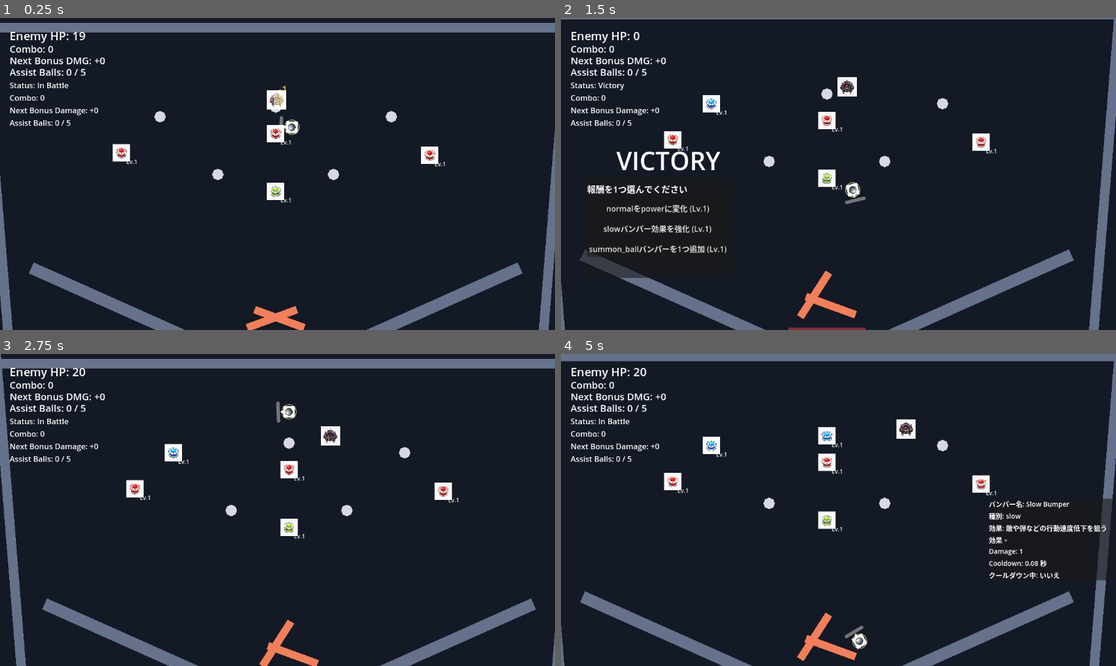
Above: before the commit, frames 1-4 (two rows, left to right).
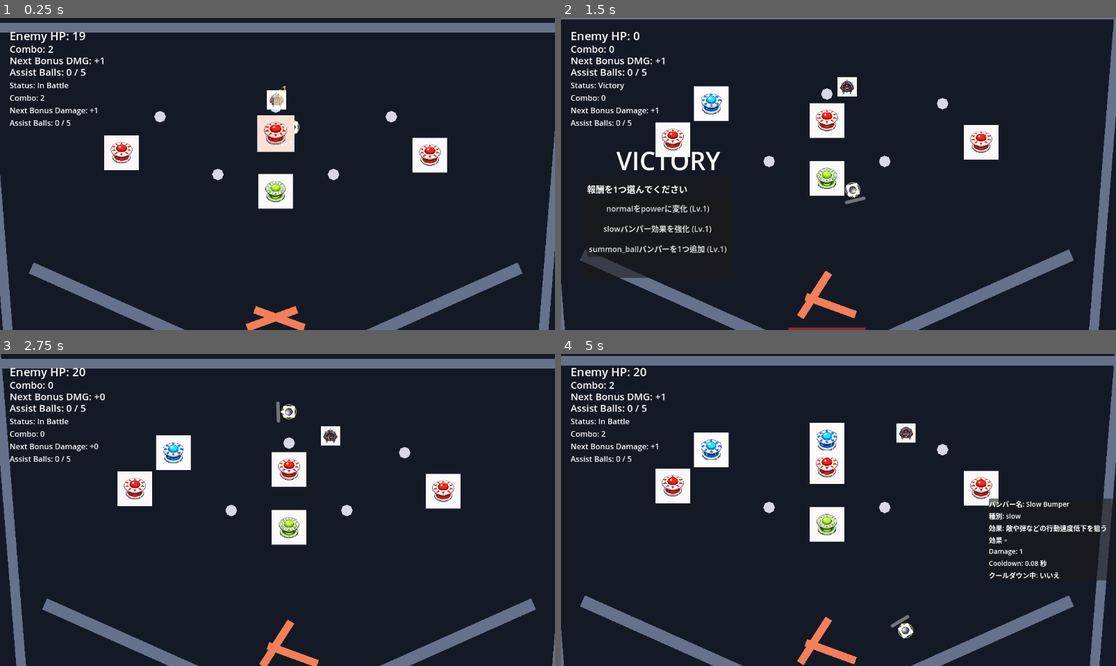
Above: after the commit, the same moments.

Repository: hamayu691-hamy/codex_godot
Game: Godot game, scene res://scenes/PinballBattleScene.tscn
The game is run twice, just before and just after one commit, with the same random seed, the same clock (stepped at 60 frames per second) and the same inputs. The project has no main scene, so this scene is started directly.
Inputs (mouse positions are in pixels of both pictures, inside the frame that each line leads up to):
- Up to frame 1 (0.25 s): no input
- Up to frame 2 (1.5 s): move the mouse to (677, 152) at 0.52 s; hold Right 0.53-1.28 s; tap K at 0.6 s; click (677, 152) at 0.67 s; move the mouse to (827, 133) at 1.27 s; hold Left from 1.28 s (still down); tap B at 1.35 s; click (827, 133) at 1.42 s
- Up to frame 3 (2.75 s): move the mouse to (444, 491) at 2.02 s; release Left at 2.03 s; hold Right from 2.03 s (still down); hold R from 2.03 s (still down); click (444, 491) at 2.17 s
- Up to frame 4 (5 s): move the mouse to (694, 488) at 2.77 s; release R at 2.78 s; tap K at 2.85 s; click (694, 488) at 2.92 s; move the mouse to (838, 469) at 3.52 s; release Right at 3.53 s; hold Left from 3.53 s (still down); tap B at 3.6 s; click (838, 469) at 3.67 s; move the mouse to (982, 491) at 4.27 s; tap R at 4.35 s; click (982, 491) at 4.42 s

The runs differ from the first frame. In frame 1, 2.9% of the frame differs, in the area x 7-81%, y 8-62%; in frame 2, 3.3%; in frame 3, 3.4%; in frame 4, 8.7%, in the area x 0-100%, y 0-100%.

Commit message:
Increase bumper size

Diff:
--- a/scripts/gameplay/pinball_battle_scene.gd
+++ b/scripts/gameplay/pinball_battle_scene.gd
@@ -33,7 +33,7 @@
 const DEBUG_REPLACE_PIN_WITH_POWER_BUMPER_KEY: Key = KEY_B
 const BALL_HP_INITIAL: int = 20
 const BUMPER_GROUP: StringName = &"bumpers"
-const BUMPER_COLLISION_RADIUS: float = 18.0
+const BUMPER_COLLISION_RADIUS: float = 36.0
 const BUMPER_VISUAL_COLOR: Color = Color(0.2, 0.9, 0.95, 1.0)
 const BUMPER_VISUAL_COLOR_BY_TYPE: Dictionary = {
 	"normal": Color(0.2, 0.9, 0.95, 1.0),
@@ -81,25 +81,25 @@
 const ASSIST_BALL_VISUAL_COLOR: Color = Color(0.45, 1.0, 0.85, 0.74)
 const MAIN_BALL_RING_COLOR: Color = Color(1.0, 0.98, 0.62, 0.55)
 const MAIN_BALL_MARKER_COLOR: Color = Color(1.0, 1.0, 0.9, 0.92)
-const BUMPER_SPRITE_TARGET_DIAMETER: float = 36.0
+const BUMPER_SPRITE_TARGET_DIAMETER: float = 72.0
 const ENEMY_SPRITE_TARGET_DIAMETER: float = 40.0
 const PIN_COLLISION_RADIUS: float = 12.0
 const BALL_SPRITE_SCALE: Vector2 = Vector2.ONE * (BALL_SPRITE_TARGET_DIAMETER / LARGE_TEXTURE_BASE_SIZE)
 const BUMPER_SPRITE_SCALE: Vector2 = Vector2.ONE * (BUMPER_SPRITE_TARGET_DIAMETER / LARGE_TEXTURE_BASE_SIZE)
 const ENEMY_SPRITE_SCALE: Vector2 = Vector2.ONE * (ENEMY_SPRITE_TARGET_DIAMETER / LARGE_TEXTURE_BASE_SIZE)
 const BUMPER_VISUAL_POINTS: Array[Vector2] = [
-	Vector2(0.0, -18.0),
-	Vector2(9.0, -15.5885),
-	Vector2(15.5885, -9.0),
-	Vector2(18.0, 0.0),
-	Vector2(15.5885, 9.0),
-	Vector2(9.0, 15.5885),
-	Vector2(0.0, 18.0),
-	Vector2(-9.0, 15.5885),
-	Vector2(-15.5885, 9.0),
-	Vector2(-18.0, 0.0),
-	Vector2(-15.5885, -9.0),
-	Vector2(-9.0, -15.5885),
+	Vector2(0.0, -36.0),
+	Vector2(18.0, -31.177),
+	Vector2(31.177, -18.0),
+	Vector2(36.0, 0.0),
+	Vector2(31.177, 18.0),
+	Vector2(18.0, 31.177),
+	Vector2(0.0, 36.0),
+	Vector2(-18.0, 31.177),
+	Vector2(-31.177, 18.0),
+	Vector2(-36.0, 0.0),
+	Vector2(-31.177, -18.0),
+	Vector2(-18.0, -31.177),
 ]
 
 @onready var background_root: Node2D = $Background
--- a/scripts/gameplay/stage_config.gd
+++ b/scripts/gameplay/stage_config.gd
@@ -24,7 +24,7 @@
 				"impulse_strength": 130.0,
 				"bumper_type": "normal",
 				"sprite_path": "res://gazou/banper_0.png",
-				"sprite_scale": Vector2.ONE * (36.0 / 1254.0),
+				"sprite_scale": Vector2.ONE * (72.0 / 1254.0),
 			},
 			{
 				"position": Vector2(600.0, 240.0),
@@ -33,7 +33,7 @@
 				"impulse_strength": 130.0,
 				"bumper_type": "power",
 				"sprite_path": "res://gazou/banper_0.png",
-				"sprite_scale": Vector2.ONE * (36.0 / 1254.0),
+				"sprite_scale": Vector2.ONE * (72.0 / 1254.0),
 			},
 			{
 				"position": Vector2(920.0, 285.0),
@@ -42,7 +42,7 @@
 				"impulse_strength": 130.0,
 				"bumper_type": "slow",
 				"sprite_path": "res://gazou/banper_0.png",
-				"sprite_scale": Vector2.ONE * (36.0 / 1254.0),
+				"sprite_scale": Vector2.ONE * (72.0 / 1254.0),
 			},
 			{
 				"position": Vector2(600.0, 360.0),
@@ -52,7 +52,7 @@
 				"bumper_type": "summon_ball",
 				"cooldown_time": 1.2,
 				"sprite_path": "res://gazou/banper_3.png",
-				"sprite_scale": Vector2.ONE * (36.0 / 1254.0),
+				"sprite_scale": Vector2.ONE * (72.0 / 1254.0),
 			},
 		],
 		"pin_configs": [
